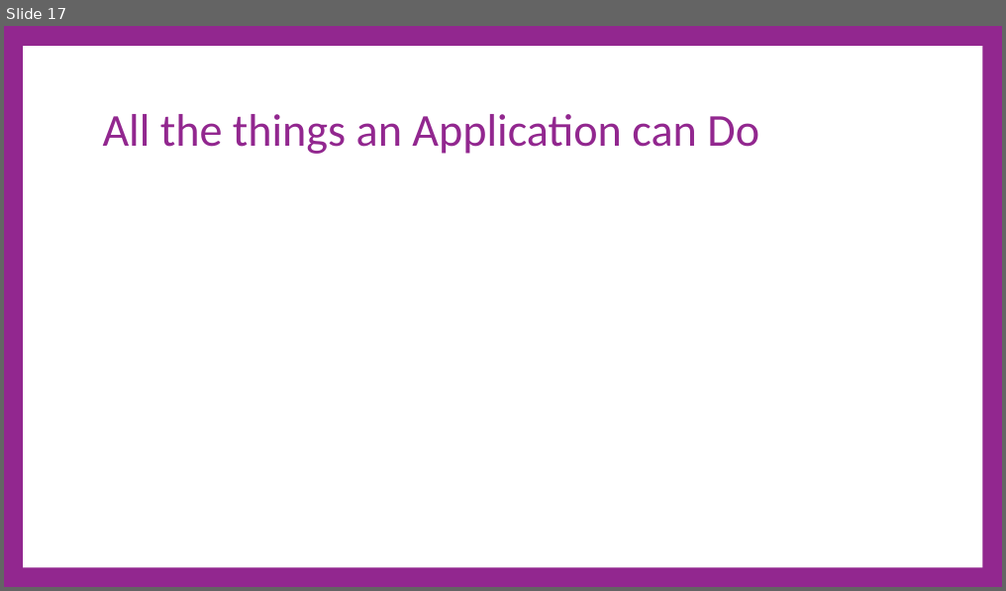
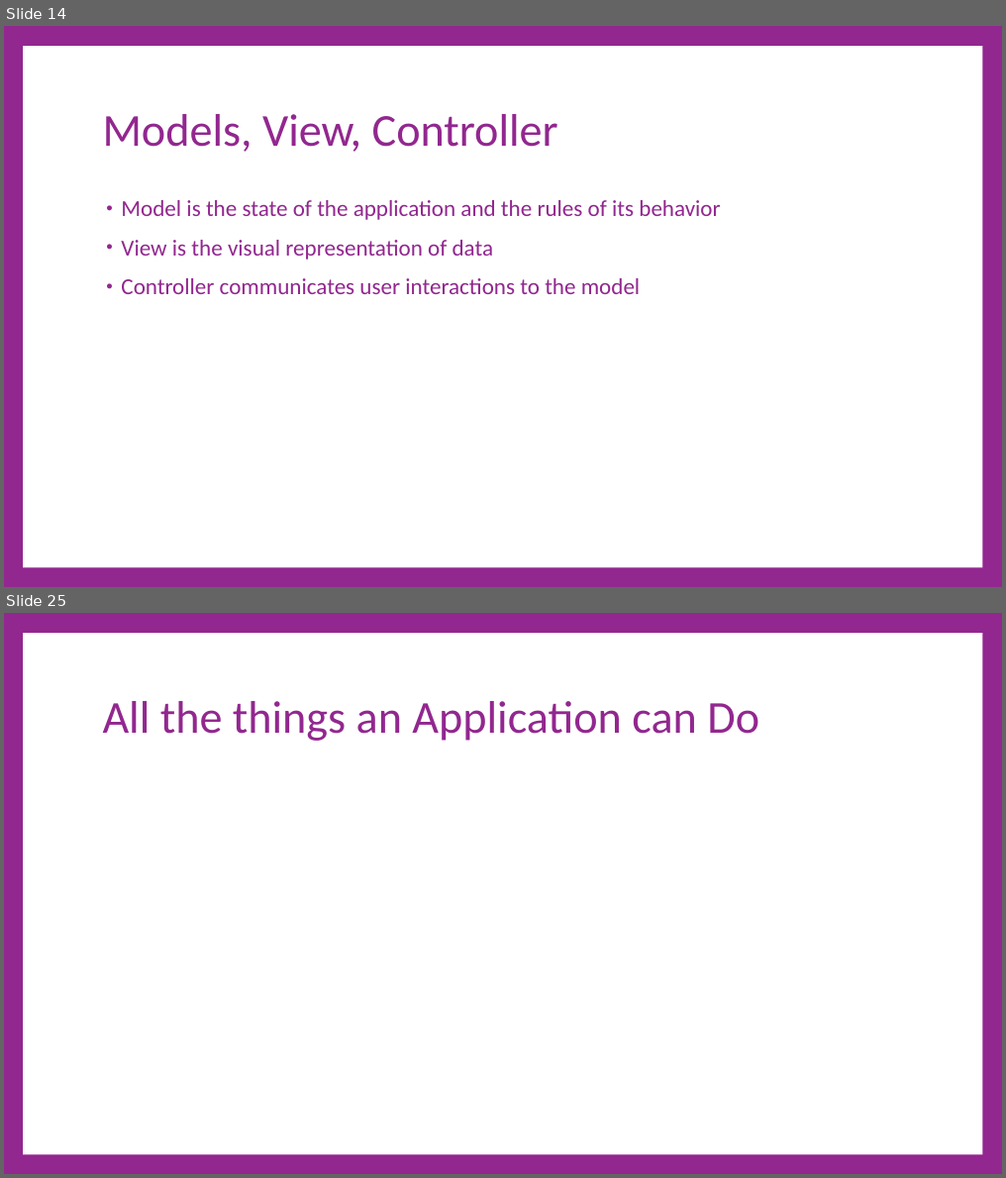
Before and after one commit to cdiggins/cs321, a slide deck: class-notes/cs321-winter-2023-lecture-17-architecture.pptx. Shown one above the other, each under a label of ours: slide 17 before the commit, slides 14 and 25 after it; the slides between them are not shown. The pictures are 1006x591 and 1006x1178 pixels, drawn with LibreOffice and Linux fonts; fonts in the diff are those of the drawing. Boxes give left, top, right and bottom in pixels: in the first picture for what was removed or moved away, otherwise in the second. Text is boxed around its words. In the diff, an @@ line names an element or a change of style, - is before the commit and + after.

```diff
--- a/class-notes/cs321-winter-2023-lecture-17-architecture.pptx
+++ b/class-notes/cs321-winter-2023-lecture-17-architecture.pptx
@@ slide 14 added at [4,26,1002,587], background #92278F; not listed: 1 template element that a slide beside it also shows @@
@@ title added at [103,114,558,152], 66 pt, text #92278F @@
+Models, View, Controller
@@ text added at [121,200,720,294], 33 pt, text #92278F @@
+• Model is the state of the application and the rules of its behavior
+• View is the visual representation of data
+• Controller communicates user interactions to the model
@@ what was slide 17 is now slide 25 @@
```
Also in this commit, not shown: 7 slides changed, 18 other slides added, 10 slides removed, 1 other file.
